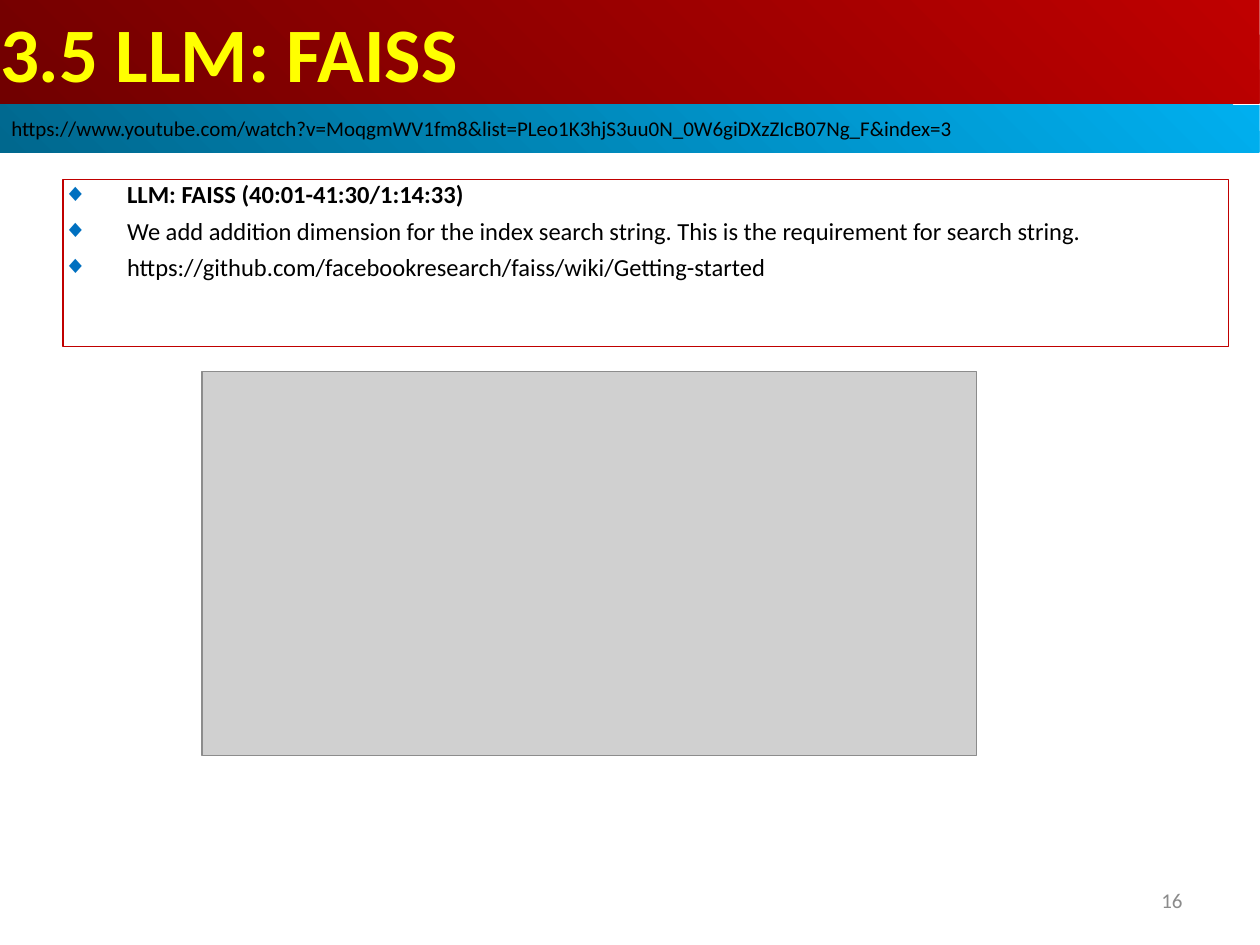
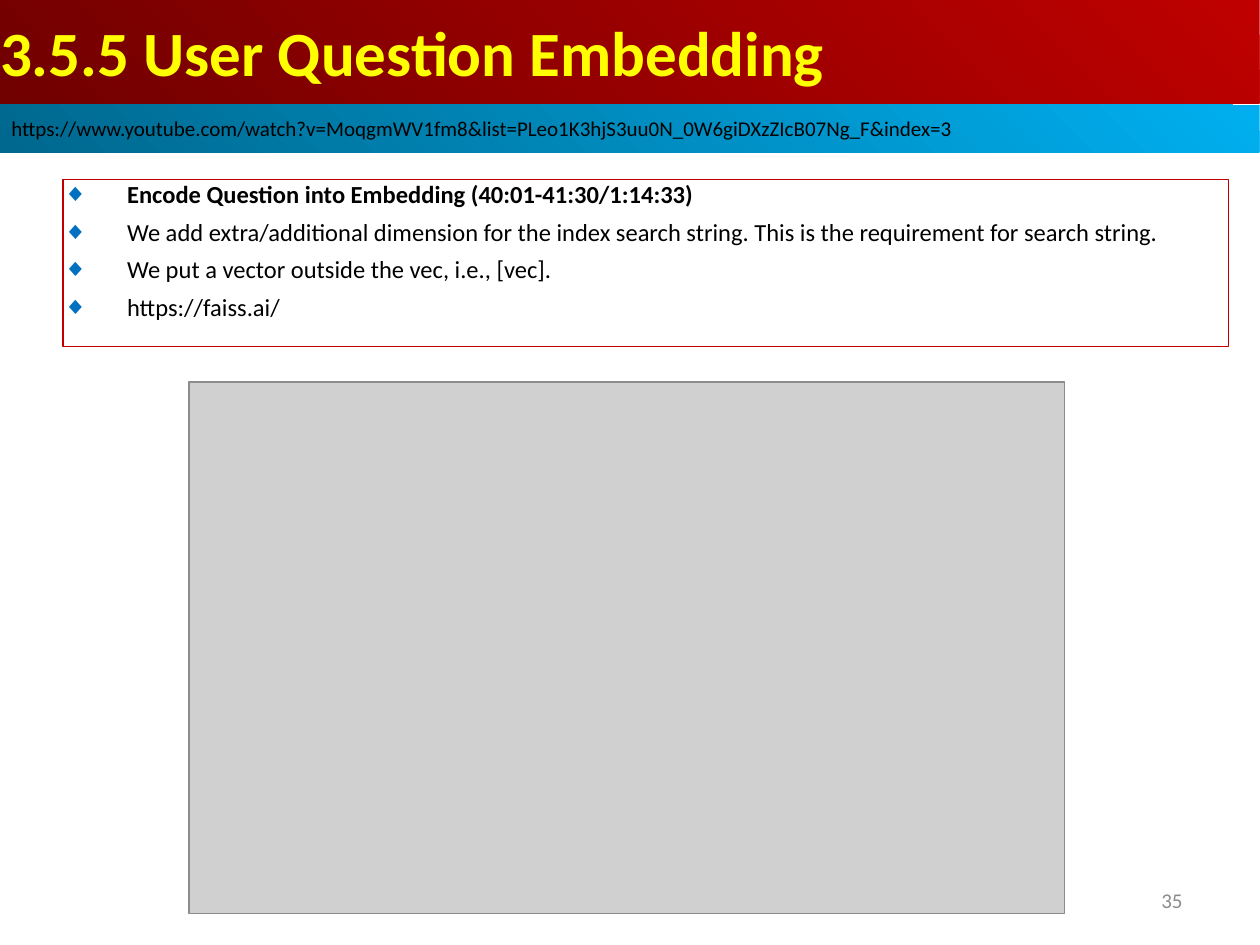
Before and after one commit to peterhchen/AIU_CS515_LLM, a slide deck: slide 35 of 810_LangChain_CB/003.04_05_TextSplit_FAISS/001_Video/03.05_FAISS.ppt (slide 16 before the commit). Drawn at 1260x945 pixels with LibreOffice and Linux fonts; fonts in the diff are those of the drawing; grey boxes stand for pictures. Boxes give left, top, right and bottom in pixels: in the first picture for what was removed or moved away, otherwise in the second. Text is boxed around its words. In the diff, an @@ line names an element or a change of style, - is before the commit and + after.

```diff
--- a/810_LangChain_CB/003.04_05_TextSplit_FAISS/001_Video/03.05_FAISS.ppt
+++ b/810_LangChain_CB/003.04_05_TextSplit_FAISS/001_Video/03.05_FAISS.ppt
@@ text in rectangle at (0, 31, 824, 87): text changed; size 44 to 36 pt @@
-3.5 LLM: FAISS
+3.5.5 User Question Embedding
@@ text in rectangle at (127, 185, 1157, 320): text changed @@
-◆ LLM: FAISS (40:01-41:30/1:14:33)
-◆ We add addition dimension for the index search string. This is the requirement for search string.
-◆ https://github.com/facebookresearch/faiss/wiki/Getting-started
+◆ Encode Question into Embedding (40:01-41:30/1:14:33)
+◆ We add extra/additional dimension for the index search string. This is the requirement for search string.
+◆ We put a vector outside the vec, i.e., [vec].
+◆ https://faiss.ai/
@@ picture: place and size @@
-picture at (202, 372, 975, 756)
+picture at (189, 382, 1065, 914)
@@ page number at (1161, 894, 1182, 908): text changed @@
-16
+35
```
Also in this commit, not shown: 15 other slides changed, 27 slides added, 2 slides removed.
